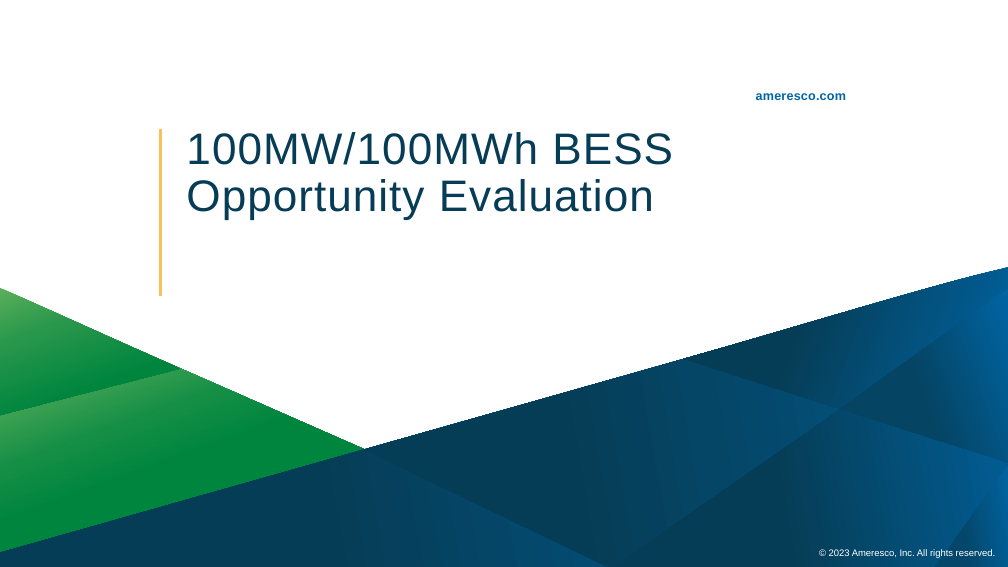
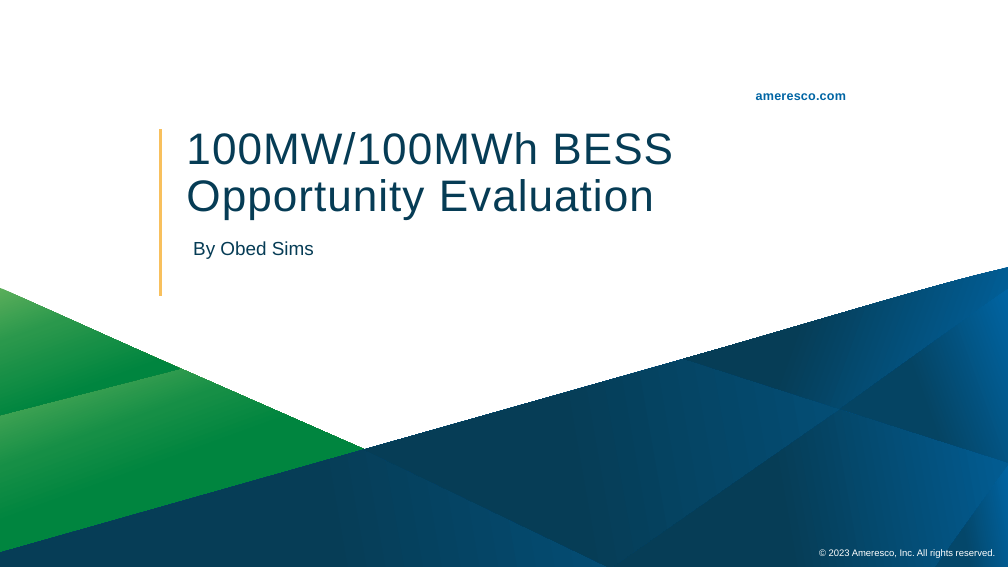
Before and after one commit to obedsimsamrc/zenobe_coding_interview, a slide deck: slide 1 of 100MWh Battery Presentation.pptx. Drawn at 1008x567 pixels with LibreOffice and Linux fonts; fonts in the diff are those of the drawing; background and template pictures are left out. Boxes give left, top, right and bottom in pixels: in the first picture for what was removed or moved away, otherwise in the second. Text is boxed around its words. In the diff, an @@ line names an element or a change of style, - is before the commit and + after.

```diff
--- a/100MWh Battery Presentation.pptx
+++ b/100MWh Battery Presentation.pptx
@@ text added at bbox=[193, 241, 314, 259], 18 pt, text #063C55 @@
+By Obed Sims
```
Also in this commit, not shown: 5 other slides changed, 16 other files.
